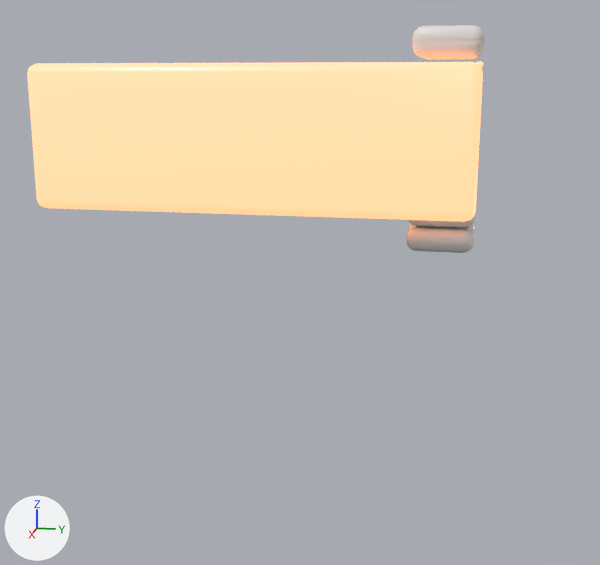
The glTF model unity/Assets/Art/EarlyGame/garage-kit/garage-voodude-rack.glb: old version first, new version second.
Both versions are drawn from a 50 mm camera at (1.835, 0.929, 1.075) aimed at (-0.004, 0.561, 0.615). The axes (+X, +Y, +Z) are drawn at lower left. The lights are the same throughout. The older version comes first. Where no turn or scale is listed for an object, it has been applied to the vertices. Vertices at exactly the same position are counted once.

Names of what the first picture shows: 'Bay0.001', 'Bay1.001', 'Bay2.001', 'Bay3.001', 'RackShell.001'.
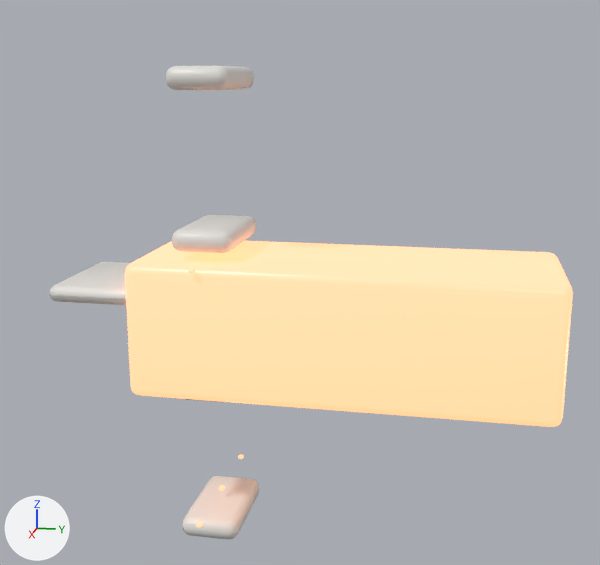
Where the newer file only moved an object's origin or applied its transform, the numbers keep the older frame.

Where the change shows, as pixel boxes (x1, y1, x2, y2) in the pictures (600 x 565 px):
'RackShell.001', moved: before (27, 62, 483, 222); after (125, 241, 573, 427)
'Bay0.001', moved: before (406, 223, 474, 253); after (182, 476, 259, 540)
'Bay2.001', moved: before (412, 25, 484, 42); after (172, 215, 256, 253)
'Bay3.001', moved: before (412, 41, 484, 60); after (166, 66, 254, 90)
'FacePlate.001', moved (not visible before): after (49, 262, 130, 305)
'Bay1.001', moved (mostly hidden afterwards): before (408, 214, 476, 228); after (187, 399, 219, 402)

The edits, one by one:
me_cube_038 is used by ob_bay0_001; location (0.0, 0.95, 0.0).
me_cube_038 had 96 vertices, 188 faces and spanned x -0.125..0.125, y -0.14..0.0, z 0.722..0.772.
me_cube_038 now has 96 vertices, 188 faces and spans x -0.125..0.125, y -0.38..-0.24, z 0.425..0.475.
me_cube_038 part 1: the whole mesh is moved by (0.0, -0.24, -0.297).
me_cube_039 is used by ob_bay1_001; location (0.0, 0.95, 0.0).
me_cube_039 had 96 vertices, 188 faces and spanned x -0.125..0.125, y -0.14..0.0, z 0.775..0.825.
me_cube_039 now has 96 vertices, 188 faces and spans x -0.125..0.125, y -0.38..-0.24, z 0.775..0.825.
me_cube_039 part 2: the whole mesh is moved by (0.0, -0.24, 0.0).
me_cube_040 is used by ob_bay2_001; location (0.0, 0.95, 0.0).
me_cube_040 had 96 vertices, 188 faces and spanned x -0.125..0.125, y -0.14..0.0, z 1.125..1.175.
me_cube_040 now has 96 vertices, 188 faces and spans x -0.125..0.125, y -0.38..-0.24, z 1.125..1.175.
me_cube_040 part 3: the whole mesh is moved by (0.0, -0.24, 0.0).
me_cube_037 is used by ob_faceplate_001; location (0.0, 0.95, 0.0).
me_cube_037 had 80 vertices, 156 faces and spanned x -0.145..0.145, y -0.725..0.0, z 1.0..1.04.
me_cube_037 now has 80 vertices, 156 faces and spans x -0.145..0.145, y -0.673..0.052, z 1.0..1.04.
me_cube_037 part 4: the whole mesh is moved by (0.0, 0.053, 0.0).
me_cube_036 is used by ob_rackshell_001; location (0.0, 0.95, 0.0).
me_cube_036 had 96 vertices, 188 faces and spanned x -0.17..0.17, y -0.95..0.0, z 0.795..1.105.
me_cube_036 now has 96 vertices, 188 faces and spans x -0.17..0.17, y -0.475..0.475, z 0.795..1.105.
me_cube_036 part 5: the whole mesh is moved by (0.0, 0.475, 0.0).
Object 'Bay0.001' (ob_bay0_001) moves from (0.0, 0.95, 0.0) to (0.0, 0.672, -0.425).
Object 'Bay1.001' (ob_bay1_001) moves from (0.0, 0.95, 0.0) to (0.0, 0.672, -0.425).
Object 'Bay2.001' (ob_bay2_001) moves from (0.0, 0.95, 0.0) to (0.0, 0.672, -0.425).
Object 'Bay3.001' (ob_bay3_001) moves from (0.0, 0.95, 0.0) to (0.0, 0.672, -0.425).
Object 'FacePlate.001' (ob_faceplate_001) moves from (0.0, 0.95, 0.0) to (0.0, 0.672, -0.425).
Object 'RackShell.001' (ob_rackshell_001) moves from (0.0, 0.95, 0.0) to (0.0, 0.672, -0.425).
